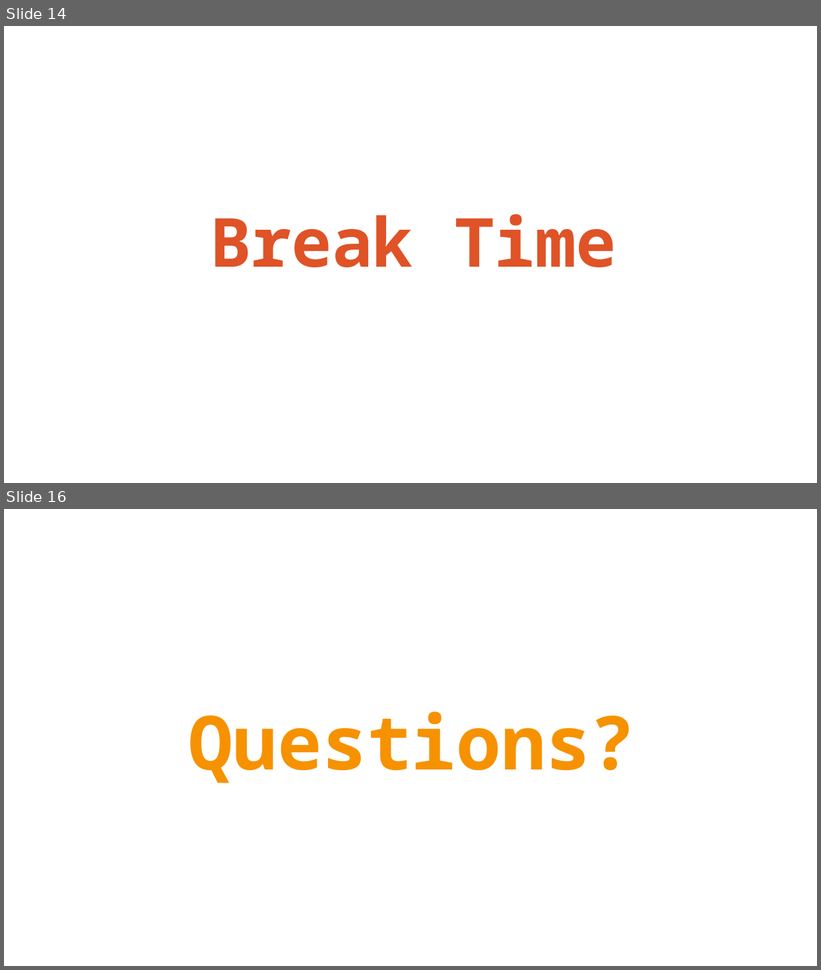
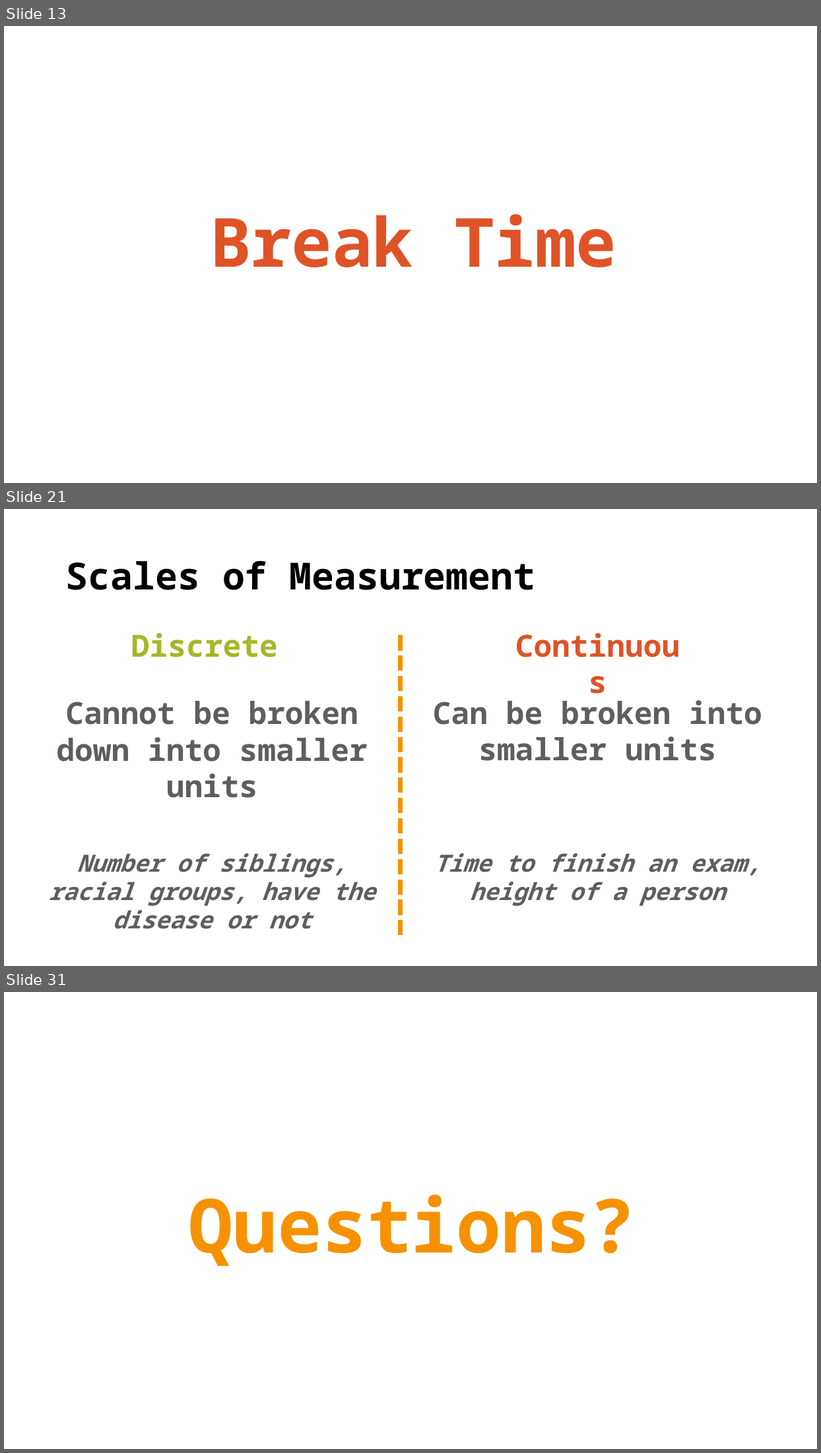
Before and after one commit to TysonStanley/EDU-6050, a slide deck: Slides/02_EDUC_6050_2018.pptx. Shown one above the other, each under a label of ours: slides 14 and 16 before the commit, slides 13, 21 and 31 after it; the slides between them are not shown. The pictures are 821x970 and 821x1453 pixels, drawn with LibreOffice and Linux fonts; fonts in the diff are those of the drawing. Boxes give left, top, right and bottom in pixels: in the first picture for what was removed or moved away, otherwise in the second. Text is boxed around its words. In the diff, an @@ line names an element or a change of style, - is before the commit and + after.

```diff
--- a/Slides/02_EDUC_6050_2018.pptx
+++ b/Slides/02_EDUC_6050_2018.pptx
@@ slide 21 added at (4, 509, 817, 966), background #FFFFFF @@
@@ title added at (66, 560, 536, 590), 44 pt, text #000000, bold @@
+Scales of Measurement
@@ text added at (506, 624, 690, 667), 36 pt, text #DF5327, bold @@
+Continuous
@@ text added at (131, 633, 278, 657), 36 pt, text #A6B727, bold @@
+Discrete
@@ line added from (401, 635) to (401, 938), #F69200 6 pt dashed @@
@@ text added at (56, 701, 368, 798), 36 pt, text #5E5E5E, bold @@
+Cannot be broken down into smaller units
@@ text added at (433, 700, 762, 761), 36 pt, text #5E5E5E, bold @@
+Can be broken into smaller units
@@ text added at (49, 854, 376, 929), 28 pt, text #5E5E5E, bold, italic @@
+Number of siblings, racial groups, have the disease or not
@@ text added at (434, 854, 761, 906), 28 pt, text #5E5E5E, bold, italic @@
+Time to finish an exam, height of a person
@@ what was slide 14 is now slide 13 @@
@@ what was slide 16 is now slide 31 @@
```
Also in this commit, not shown: 3 slides changed, 17 other slides added, 3 slides removed, 7 other files.
